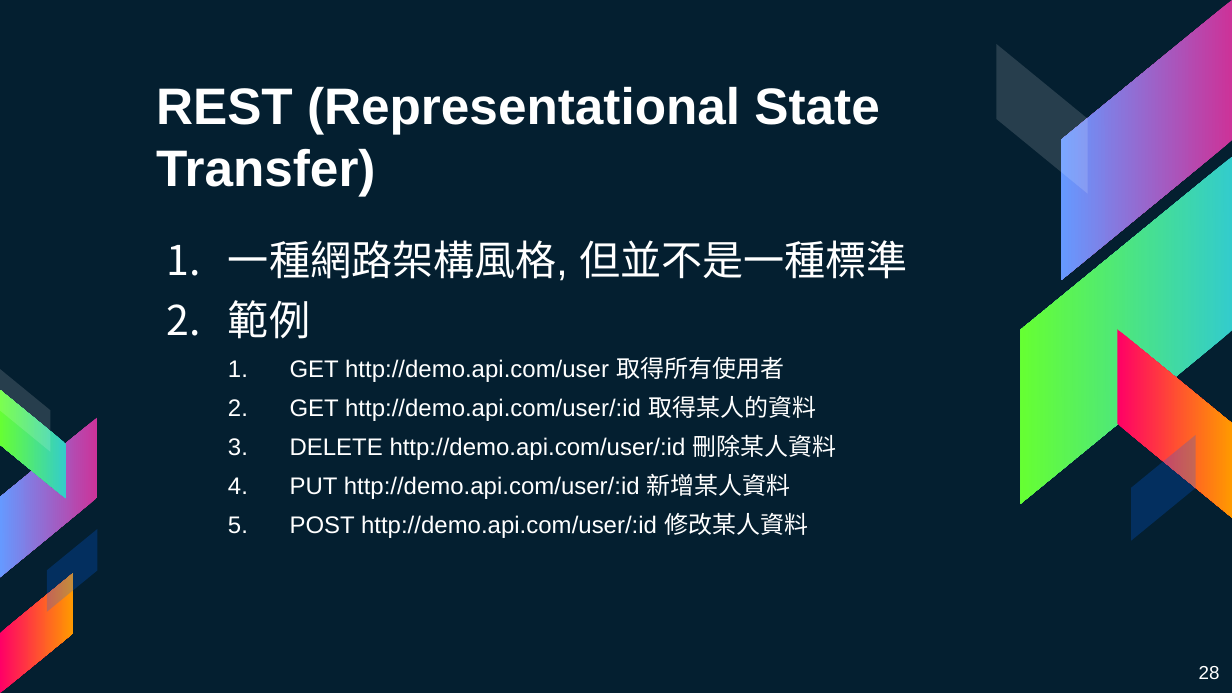
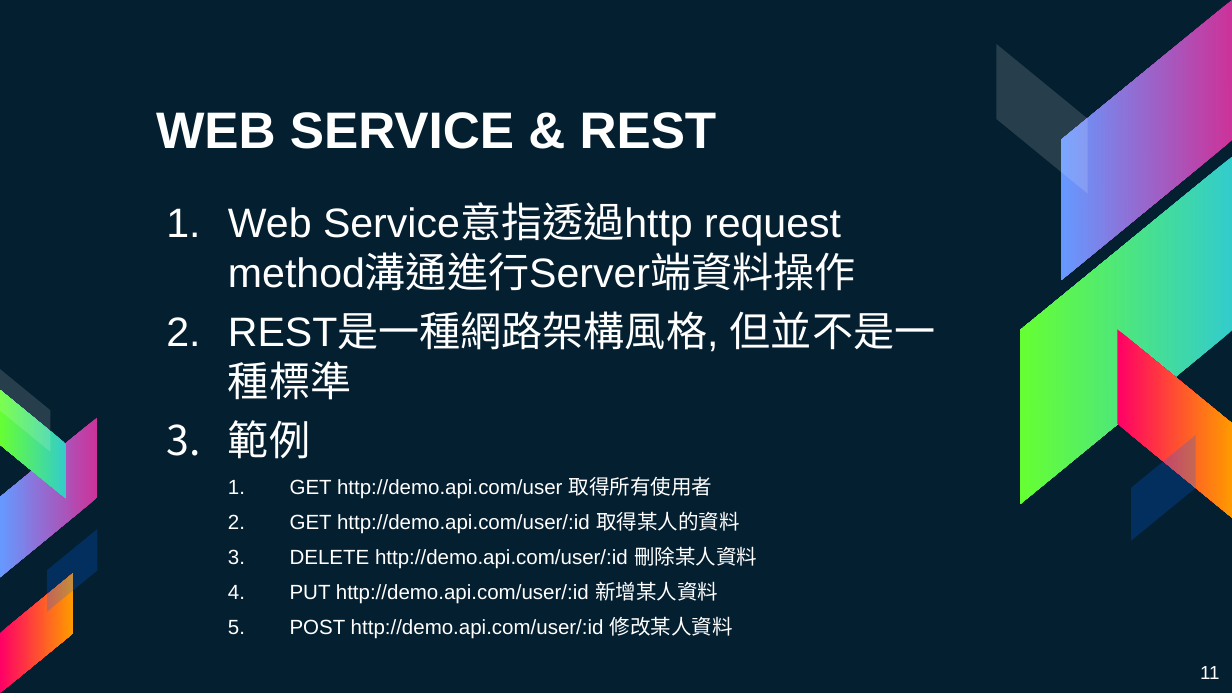
Before and after one commit to mmmaaaxxx77/NodeJS_YuanZe_Workshop, a slide deck: slide 11 of Documents/day2.pptx (slide 28 before the commit). Drawn at 1232x693 pixels with LibreOffice and Linux fonts; fonts in the diff are those of the drawing. Boxes give left, top, right and bottom in pixels: in the first picture for what was removed or moved away, otherwise in the second. Text is boxed around its words. In the diff, an @@ line names an element or a change of style, - is before the commit and + after.

Commit message:
新增專案檔與投影片

```diff
--- a/Documents/day2.pptx
+++ b/Documents/day2.pptx
@@ title at [156,112,717,149]: text changed @@
-REST (Representational State Transfer)
+WEB SERVICE & REST
@@ text "Web Service意指透過http request method溝通進行Server端資料操作": place and size @@
-text "Web Service意指透過http request method溝通進行Server端資料操作" at [228,240,908,538]
+text "Web Service意指透過http request method溝通進行Server端資料操作" at [228,205,935,639]
@@ text at [228,205,935,400]: text changed @@
-1. 一種網路架構風格, 但並不是一種標準
+1. Web Service意指透過http request method溝通進行Server端資料操作
+2. REST是一種網路架構風格, 但並不是一種標準
@@ text at [290,476,757,639]: size 14 to 12 pt in "GET http://demo.api.com/user 取得所有使用者", "GET http://demo.api.com/user/:id 取得某人的資料", "DELETE http://demo.api.com/user/:id 刪除某人資料", "PUT http://demo.api.com/user/:id 新增某人資料" and 1 more places @@
@@ page number at [1200,666,1220,679]: text changed @@
-28
+11
```
Also in this commit, not shown: 10 other slides changed, 12 slides added, 16 slides removed, 31 other files.
